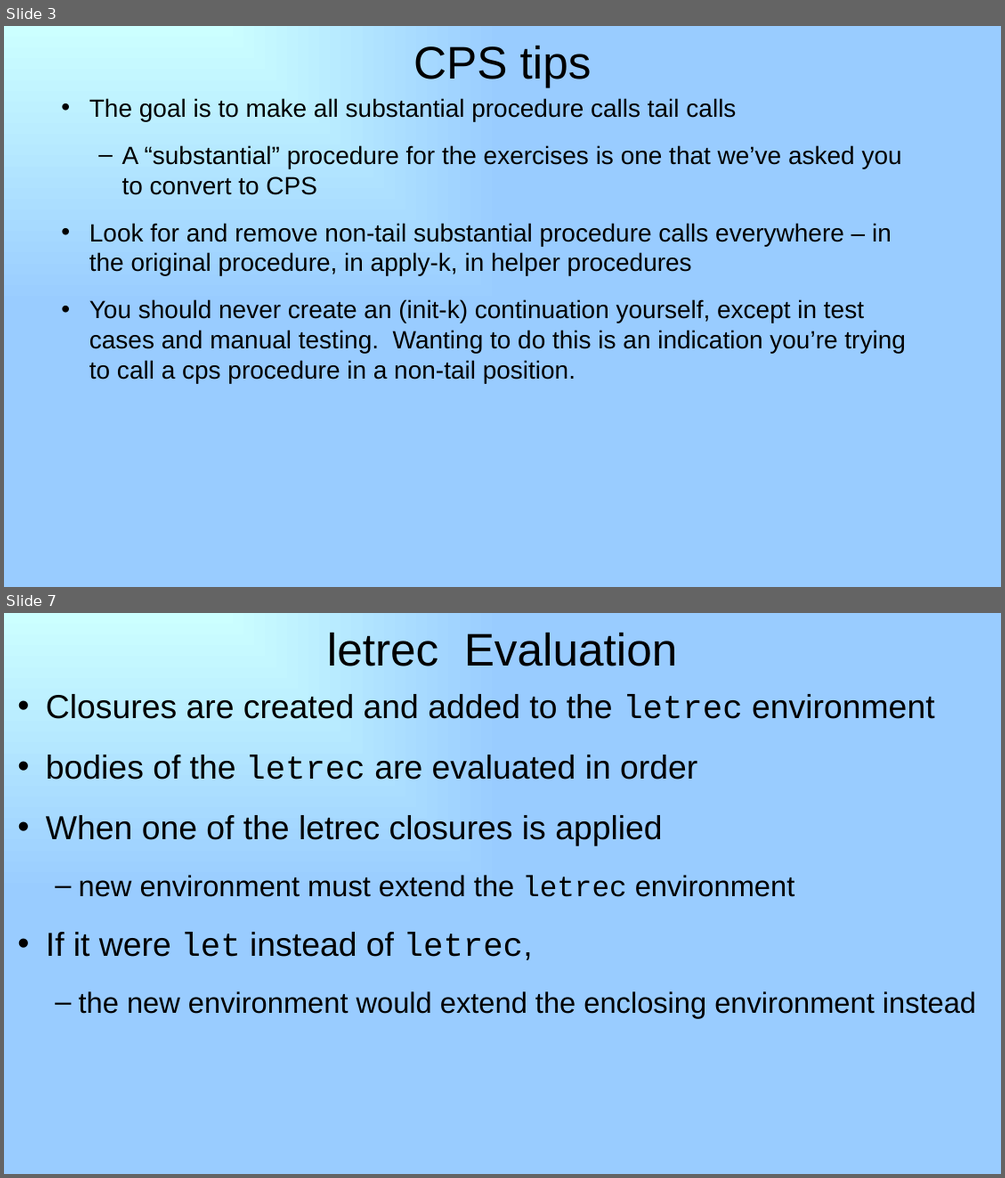
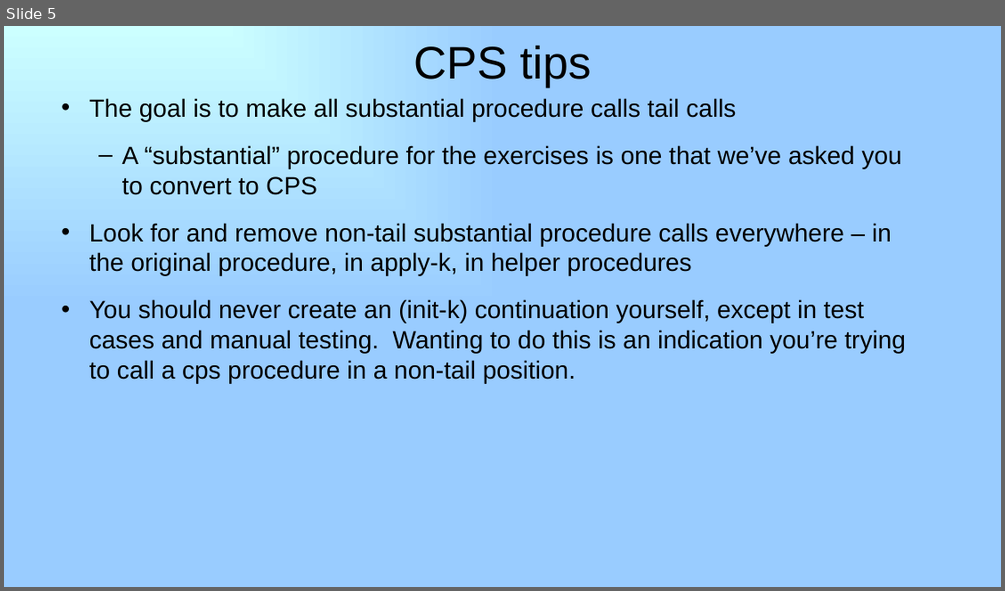
Before and after one commit to RHIT-CSSE/csse304, a slide deck: ClassMaterials/CPSMore2/25-letrec-In-Interpreter.pptx. Shown one above the other, each under a label of ours: slides 3 and 7 before the commit, slide 5 after it; the slides between them are not shown. The pictures are 1005x1178 and 1005x591 pixels, drawn with LibreOffice and Linux fonts; fonts in the diff are those of the drawing. Boxes give left, top, right and bottom in pixels: in the first picture for what was removed or moved away, otherwise in the second. Text is boxed around its words. In the diff, an @@ line names an element or a change of style, - is before the commit and + after.

```diff
--- a/ClassMaterials/CPSMore2/25-letrec-In-Interpreter.pptx
+++ b/ClassMaterials/CPSMore2/25-letrec-In-Interpreter.pptx
@@ slide 7 removed at [4, 613, 1001, 1174], background gradient #CCFFFF to #99CCFF @@
@@ title removed at [327, 632, 678, 666] @@
-letrec Evaluation
@@ text removed at [46, 694, 976, 1018] @@
-• Closures are created and added to the letrec environment
-• bodies of the letrec are evaluated in order
-• When one of the letrec closures is applied
-  – new environment must extend the letrec environment
-• If it were let instead of letrec,
-  – the new environment would extend the enclosing environment instead
@@ what was slide 3 is now slide 5 @@
```
Also in this commit, not shown: 2 slides added, 18 other slides removed, 5 other files.
